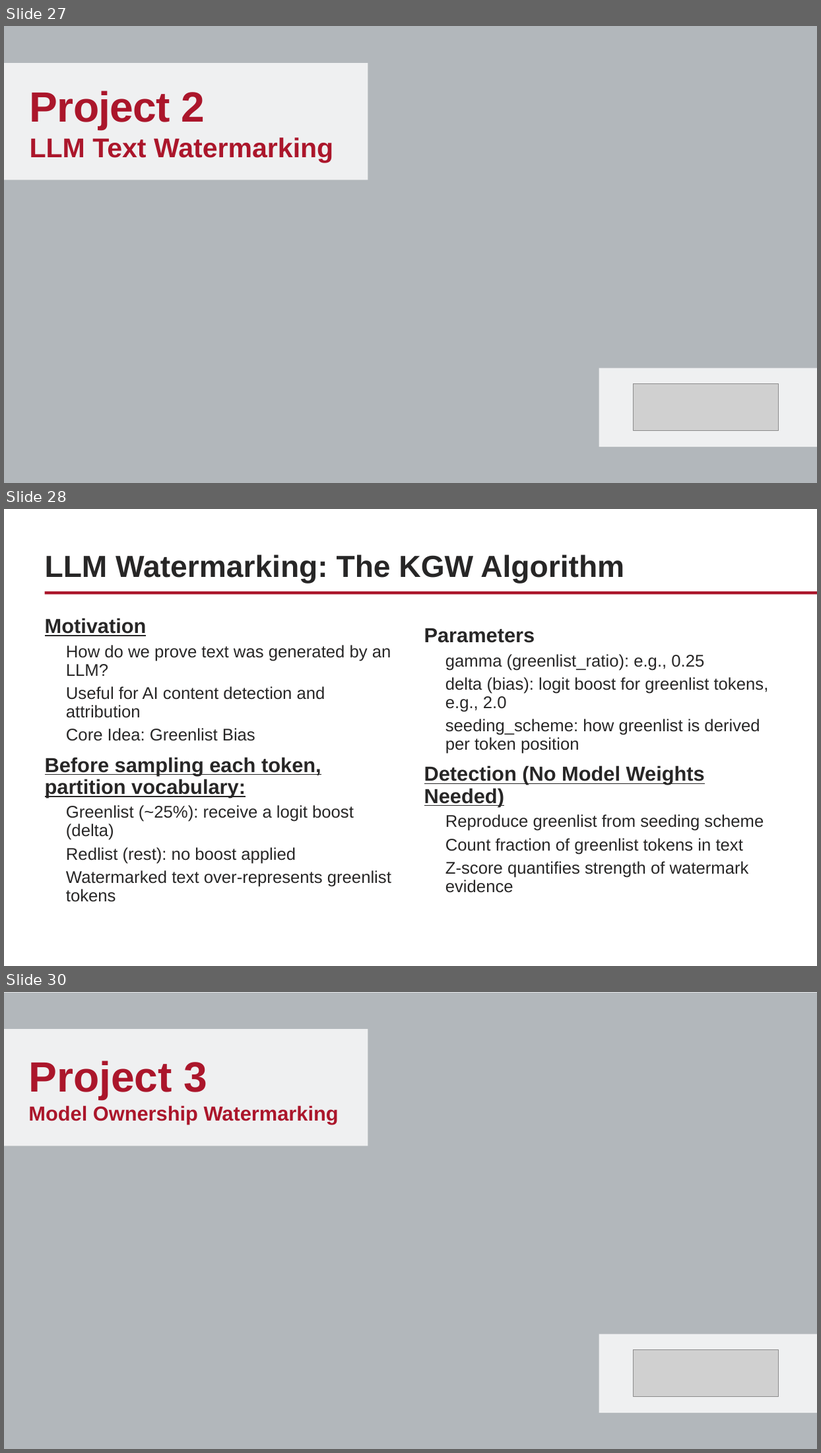
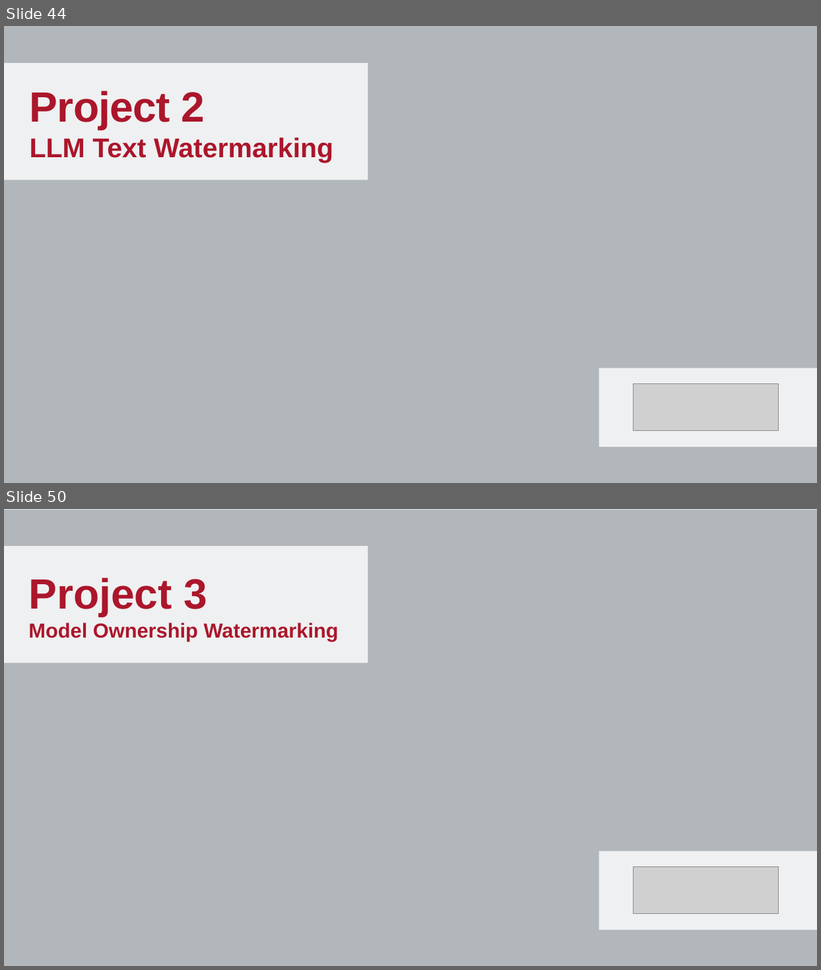
Before and after one commit to WPI-LIONS-Group/NAIRR-Workshops, a slide deck: 2.2/2.2 NAIRR Workshop.pptx. Shown one above the other, each under a label of ours: slides 27, 28 and 30 before the commit, slides 44 and 50 after it; the slides between them are not shown. The pictures are 821x1453 and 821x970 pixels, drawn with LibreOffice and Linux fonts; fonts in the diff are those of the drawing; grey boxes stand for pictures; background and template pictures are left out. Boxes give left, top, right and bottom in pixels: in the first picture for what was removed or moved away, otherwise in the second. Text is boxed around its words. In the diff, an @@ line names an element or a change of style, - is before the commit and + after.

```diff
--- a/2.2/2.2 NAIRR Workshop.pptx
+++ b/2.2/2.2 NAIRR Workshop.pptx
@@ slide 28 removed at [4, 509, 817, 966], background #FFFFFF; not listed: 1 template element that a slide beside it also shows @@
@@ title removed at [45, 555, 624, 584] @@
-LLM Watermarking: The KGW Algorithm
@@ text removed at [45, 618, 391, 902] @@
-Motivation
-  How do we prove text was generated by an LLM?
-  Useful for AI content detection and attribution
-  Core Idea: Greenlist Bias
-Before sampling each token, partition vocabulary:
-  Greenlist (~25%): receive a logit boost (delta)
-  Redlist (rest): no boost applied
-  Watermarked text over-represents greenlist tokens
@@ text removed at [424, 628, 769, 893] @@
-Parameters
-  gamma (greenlist_ratio): e.g., 0.25
-  delta (bias): logit boost for greenlist tokens, e.g., 2.0
-  seeding_scheme: how greenlist is derived per token position
-Detection (No Model Weights Needed)
-  Reproduce greenlist from seeding scheme
-  Count fraction of greenlist tokens in text
-  Z-score quantifies strength of watermark evidence
@@ what was slide 27 is now slide 44 @@
@@ what was slide 30 is now slide 50 @@
```
Also in this commit, not shown: 8 slides changed, 34 slides added, 8 other slides removed, 2 other files.
